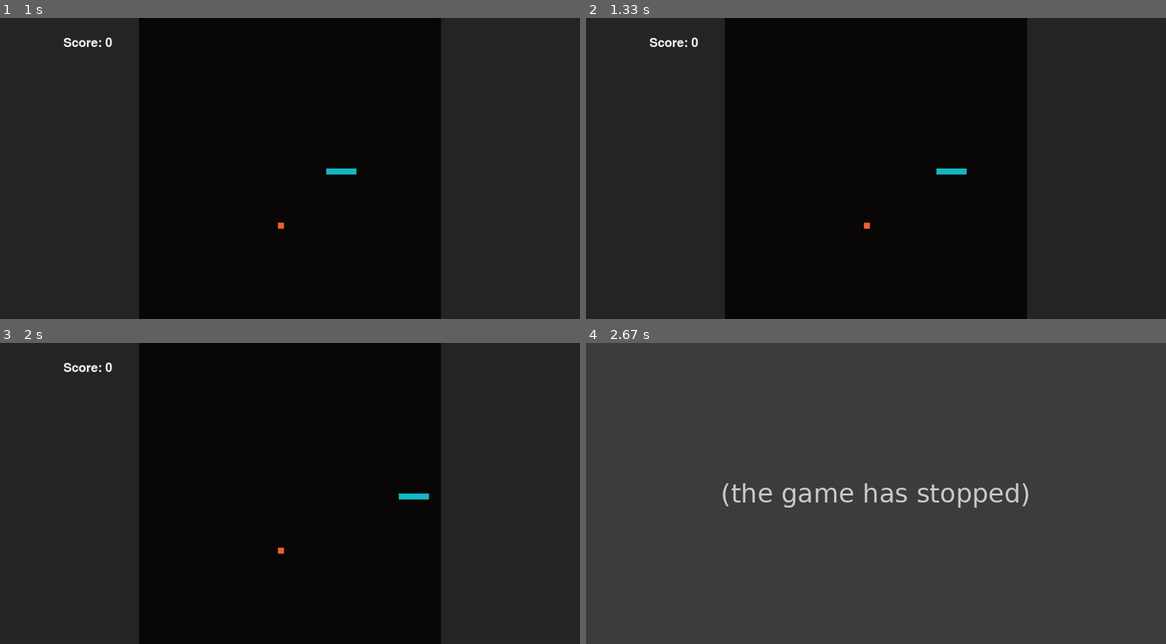
Above: before the commit, frames 1-4 (two rows, left to right).
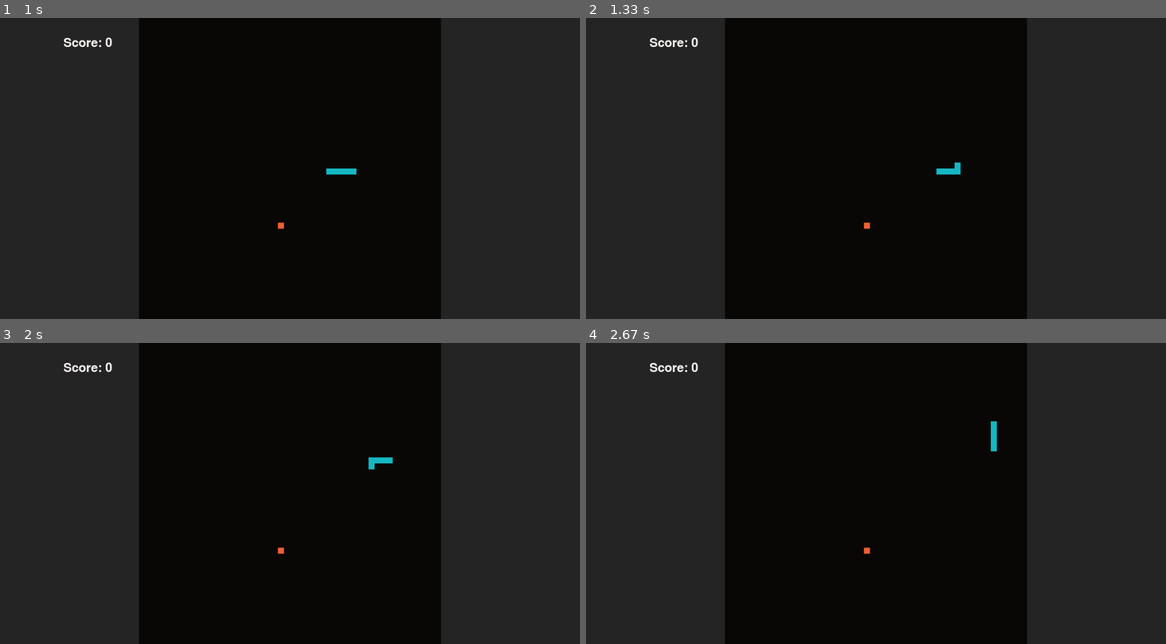
Above: after the commit, the same moments.

Repository: ronniebasak/pysnake
Game: pygame game, started from main.py
The game is run twice, just before and just after one commit, with the same random seed, the same clock (stepped at 60 frames per second) and the same inputs.
Inputs:
- Up to frame 1 (1 s): tap Enter at 0.33 s; hold Right from 0.67 s (still down)
- Up to frame 2 (1.33 s): release Right at 1.13 s; hold Up from 1.17 s (still down)
- Up to frame 3 (2 s): release Up at 1.63 s; hold Right from 1.67 s (still down)
- Up to frame 4 (2.67 s): release Right at 2.13 s; hold Up from 2.17 s (still down)

Frame 1 is identical in both runs. In frame 2, less than 0.1% of the frame differs, in the area x 63-66%, y 47-53%; in frame 3, 0.2%; in frame 4, 59%, in the area x 0-100%, y 0-100%.
Before the commit the program exited at 2.17 s; later frames show no game.

Commit message:
added arrow key support

Diff:
--- a/snake.py
+++ b/snake.py
@@ -88,13 +88,13 @@
             self.snake = self.snake[-self.snake_length:]
 
         elif event.type == pygame.KEYDOWN:
-            if event.unicode.lower() == "w" and self.direction != SnakeDirectionEnum.DODWN:
+            if (event.unicode.lower() == "w" or event.key == pygame.K_UP) and self.direction != SnakeDirectionEnum.DODWN:
                 self.direction = SnakeDirectionEnum.UP
-            elif event.unicode.lower() == "d" and self.direction != SnakeDirectionEnum.LEFT:
+            elif (event.unicode.lower() == "d" or event.key == pygame.K_RIGHT) and self.direction != SnakeDirectionEnum.LEFT:
                 self.direction = SnakeDirectionEnum.RIGHT
-            elif event.unicode.lower() == "s" and self.direction != SnakeDirectionEnum.UP:
+            elif (event.unicode.lower() == "s" or event.key == pygame.K_DOWN) and self.direction != SnakeDirectionEnum.UP:
                 self.direction = SnakeDirectionEnum.DODWN
-            elif event.unicode.lower() == "a" and self.direction != SnakeDirectionEnum.RIGHT:
+            elif (event.unicode.lower() == "a" or event.key == pygame.K_LEFT) and self.direction != SnakeDirectionEnum.RIGHT:
                 self.direction = SnakeDirectionEnum.LEFT
 
 
